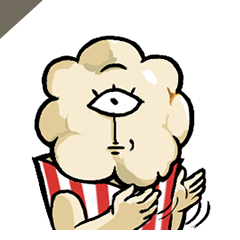
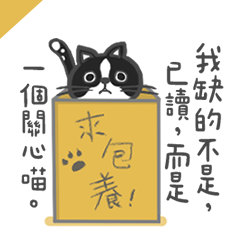
Layer changes from the first 240×240 image to the second:
painted on "形狀 1" over [0, 0, 43, 39]
added layer "main" (1st of 18) above "main" over [20, 38, 224, 227]
hid "main" (3rd of 18) over [31, 35, 213, 230]
